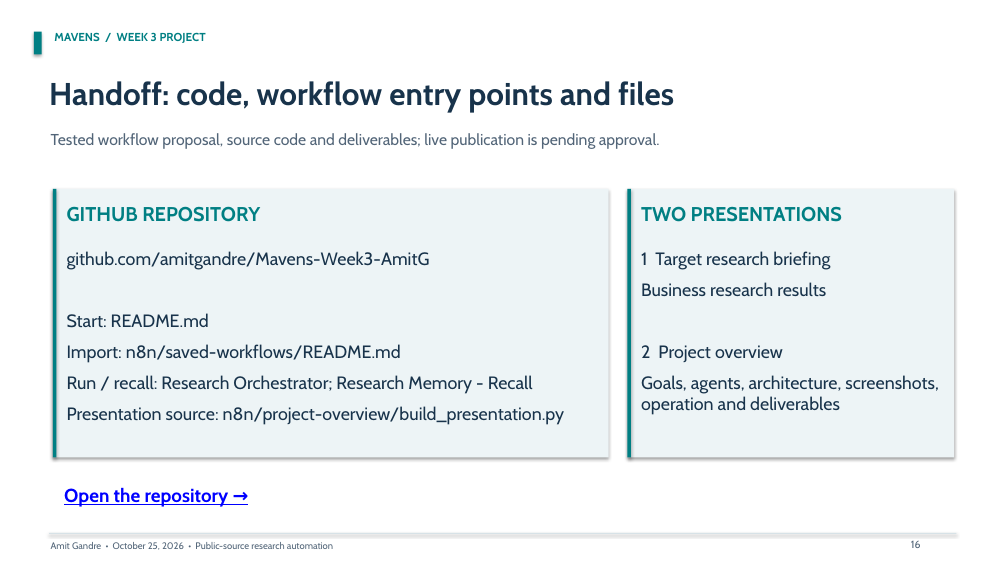
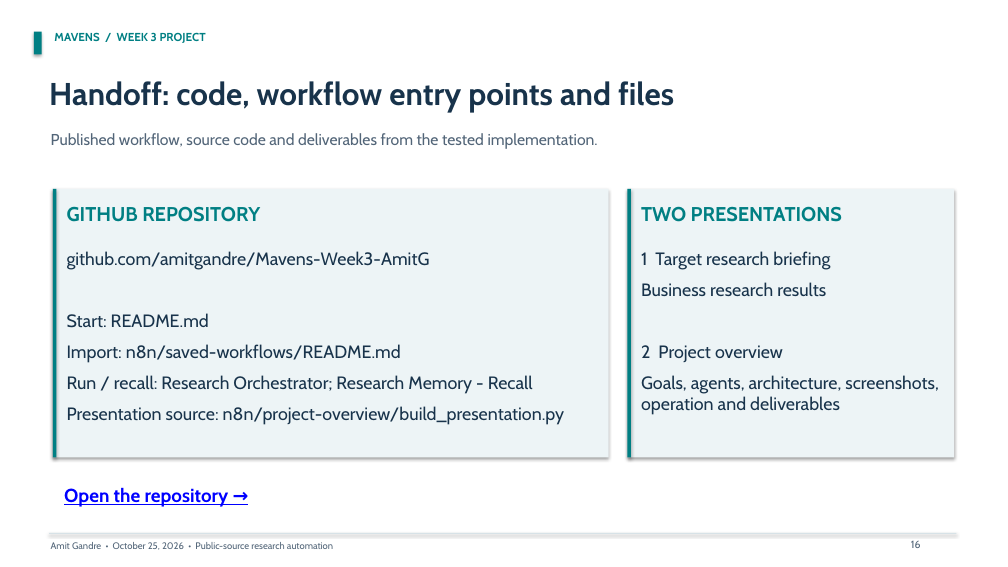
Before and after one commit to amitgandre/Mavens-Week3-AmitG, a slide deck: slide 16 of presentations/Project-overview.pptx. Drawn at 1008x567 pixels with LibreOffice and Linux fonts; fonts in the diff are those of the drawing. Boxes give left, top, right and bottom in pixels: in the first picture for what was removed or moved away, otherwise in the second. Text is boxed around its words. In the diff, an @@ line names an element or a change of style, - is before the commit and + after.

Commit message:
Publish approved orchestrator and refresh handoff status

```diff
--- a/presentations/Project-overview.pptx
+++ b/presentations/Project-overview.pptx
@@ text at <box>51,133,598,149</box>: text changed @@
-Tested workflow proposal, source code and deliverables; live publication is pending approval.
+Published workflow, source code and deliverables from the tested implementation.
```
Also in this commit, not shown: 2 other slides changed, 16 other files.
